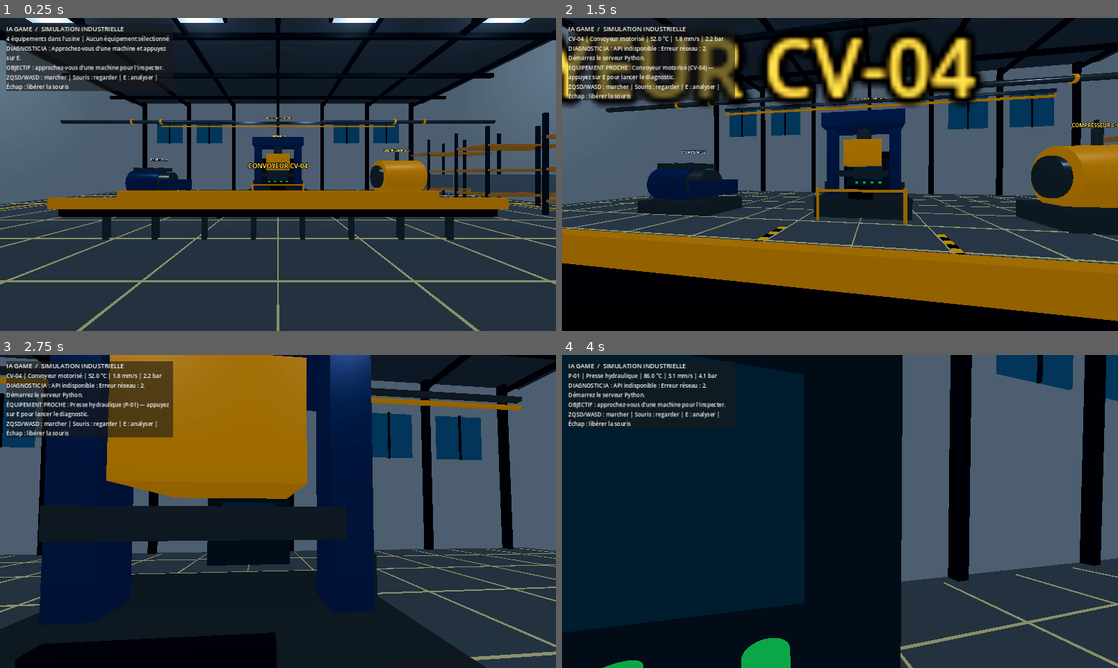
Above: before the commit, frames 1-4 (two rows, left to right).
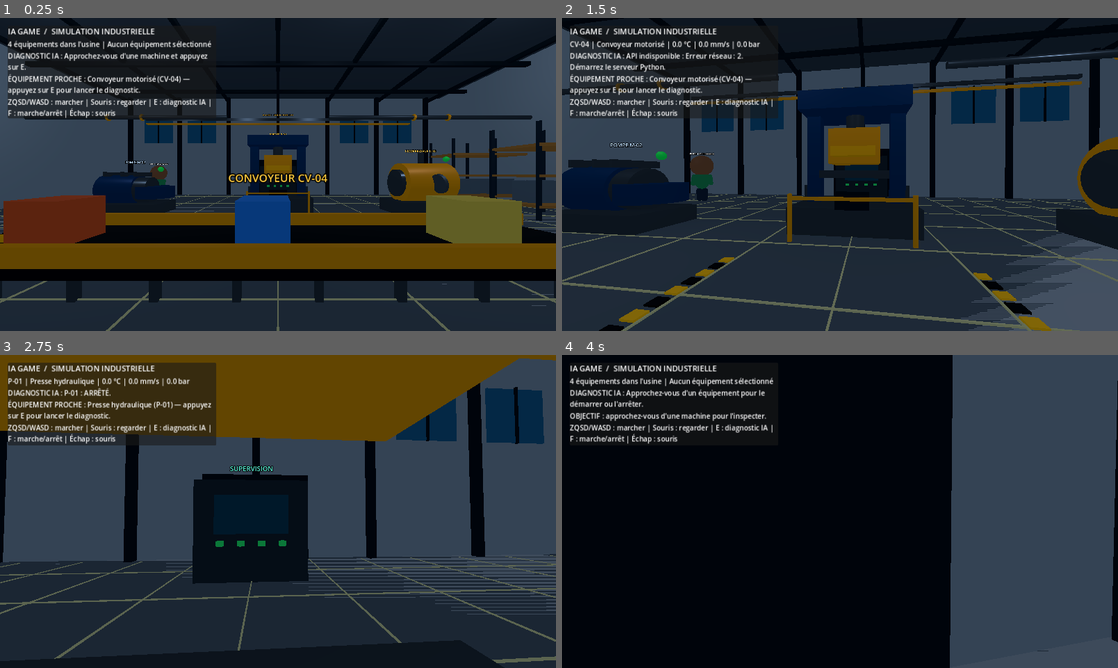
Above: after the commit, the same moments.

Repository: danielservice225-dot/ia-game-moteur
Game: Godot game, scene res://scenes/main.tscn
Same seed, same stepped clock (60 frames per second), same inputs: the game is played once before the commit and once after it.
Inputs (mouse positions are in pixels of both pictures, inside the frame that each line leads up to):
- Up to frame 1 (0.25 s): no input
- Up to frame 2 (1.5 s): tap E (interact) at 0.5, 1.25, 1.35 s; move the mouse to (867, 174) at 0.52 s; hold W (move_forward) from 0.53 s (still down); tap F at 0.6 s; move the mouse to (812, 174) at 1.27 s
- Up to frame 3 (2.75 s): keep holding W (move_forward); tap F at 1.55, 2.1 s; tap E (interact) at 2 s; move the mouse to (289, 505) at 2.02 s
- Up to frame 4 (4 s): keep holding W (move_forward); tap E (interact) at 2.75, 3.5, 3.6 s; move the mouse to (834, 517) at 2.77 s; tap F at 2.85, 3.8 s; move the mouse to (878, 514) at 3.52 s

The runs differ from the first frame. In frame 1, 66% of the frame differs, in the area x 0-100%, y 0-100%; in frame 2, 77%; in frame 3, 71%; in frame 4, 65%.

Commit message:
feat(godot): add animated workers and operating industrial equipment

Diff:
--- a/godot_game/project.godot
+++ b/godot_game/project.godot
@@ -5,14 +5,14 @@
 run/main_scene="res://scenes/main.tscn"
 
 [display]
-window/size/viewport_width=1600
-window/size/viewport_height=900
+window/size/viewport_width=1280
+window/size/viewport_height=720
 window/stretch/mode="canvas_items"
 
 [rendering]
 renderer/rendering_method="gl_compatibility"
 renderer/rendering_method.mobile="gl_compatibility"
-environment/defaults/default_clear_color=Color(0.025, 0.04, 0.055, 1)
+environment/defaults/default_clear_color=Color(0.035, 0.055, 0.075, 1)
 
 [input]
 move_forward={
--- a/godot_game/scenes/main.tscn
+++ b/godot_game/scenes/main.tscn
@@ -1,16 +1,19 @@
-[gd_scene load_steps=3 format=3]
+[gd_scene load_steps=5 format=3]
 
 [ext_resource type="Script" path="res://scripts/game.gd" id="1_game"]
 
 [sub_resource type="Environment" id="Environment"]
 background_mode = 1
-background_color = Color(0.025, 0.04, 0.055, 1)
+background_color = Color(0.035, 0.055, 0.075, 1)
 ambient_light_source = 3
-ambient_light_color = Color(0.62, 0.7, 0.78, 1)
-ambient_light_energy = 0.75
-tonemap_mode = 2
-glow_enabled = true
-glow_intensity = 0.25
+ambient_light_color = Color(0.55, 0.65, 0.78, 1)
+ambient_light_energy = 0.7
+
+[sub_resource type="BoxMesh" id="FloorMesh"]
+size = Vector3(24, 0.3, 24)
+
+[sub_resource type="BoxShape3D" id="FloorShape"]
+size = Vector3(24, 0.3, 24)
 
 [node name="Main" type="Node3D"]
 script = ExtResource("1_game")
@@ -18,7 +21,23 @@
 [node name="WorldEnvironment" type="WorldEnvironment" parent="."]
 environment = SubResource("Environment")
 
+[node name="DirectionalLight3D" type="DirectionalLight3D" parent="."]
+rotation_degrees = Vector3(-55, -25, 0)
+light_energy = 1.4
+shadow_enabled = true
+
+[node name="Floor" type="StaticBody3D" parent="."]
+position = Vector3(0, -0.15, 0)
+
+[node name="Mesh" type="MeshInstance3D" parent="Floor"]
+mesh = SubResource("FloorMesh")
+
+[node name="Collision" type="CollisionShape3D" parent="Floor"]
+shape = SubResource("FloorShape")
+
 [node name="Player" type="CharacterBody3D" parent="."]
-position = Vector3(0, 0.2, 9)
+position = Vector3(0, 1, 7)
 
 [node name="CollisionShape3D" type="CollisionShape3D" parent="Player"]
+position = Vector3(0, 0.0, 0)
+shape = SubResource("FloorShape")
--- a/godot_game/scripts/game.gd
+++ b/godot_game/scripts/game.gd
@@ -1,6 +1,7 @@
 extends Node3D
 
 const ApiClient = preload("res://scripts/ia_game_api.gd")
+const IndustrialLife = preload("res://scripts/industrial_life.gd")
 
 const FLOOR_SIZE := Vector3(30.0, 0.5, 24.0)
 const PLAYER_SPEED := 5.0
@@ -10,6 +11,7 @@
 var camera: Camera3D
 var camera_pitch := 0.0
 var api: Node
+var industrial_life: Node
 var status_label: Label
 var result_label: Label
 var objective_label: Label
@@ -20,6 +22,9 @@
 
 func _ready() -> void:
     _build_factory()
+    industrial_life = IndustrialLife.new()
+    add_child(industrial_life)
+    industrial_life.setup(self)
     _build_player()
     _build_hud()
     api = ApiClient.new()
@@ -154,7 +159,8 @@
         "position": position,
         "temperature": temperature,
         "vibration": vibration,
-        "pressure": pressure
+        "pressure": pressure,
+        "running": true
     })
 
 func _build_production_line() -> void:
@@ -305,7 +311,7 @@
     objective_label.autowrap_mode = TextServer.AUTOWRAP_WORD_SMART
     column.add_child(objective_label)
     var hint := Label.new()
-    hint.text = "ZQSD/WASD : marcher | Souris : regarder | E : analyser | Échap : libérer la souris"
+    hint.text = "ZQSD/WASD : marcher | Souris : regarder | E : diagnostic IA | F : marche/arrêt | Échap : souris"
     hint.autowrap_mode = TextServer.AUTOWRAP_WORD_SMART
     column.add_child(hint)
 
@@ -314,6 +320,8 @@
         player.rotate_y(-event.relative.x * MOUSE_SENSITIVITY)
         camera_pitch = clamp(camera_pitch - event.relative.y * MOUSE_SENSITIVITY, -1.15, 1.15)
         camera.rotation.x = camera_pitch
+    if event is InputEventKey and event.pressed and event.keycode == KEY_F:
+        _toggle_selected_machine()
     if event is InputEventKey and event.pressed and event.keycode == KEY_ESCAPE:
         Input.mouse_mode = Input.MOUSE_MODE_VISIBLE
     if event is InputEventMouseButton and event.pressed and Input.mouse_mode == Input.MOUSE_MODE_VISIBLE:
@@ -349,6 +357,17 @@
         else:
             objective_label.text = "OBJECTIF : approchez-vous d'une machine pour l'inspecter."
 
+func _toggle_selected_machine() -> void:
+    if selected_machine < 0:
+        prediction_text = "Approchez-vous d'un équipement pour le démarrer ou l'arrêter."
+        _update_hud()
+        return
+    var machine: Dictionary = machines[selected_machine]
+    machine["running"] = not bool(machine["running"])
+    industrial_life.set_machine_running(selected_machine, bool(machine["running"]))
+    prediction_text = "%s : %s." % [machine["code"], "EN MARCHE" if machine["running"] else "ARRÊTÉ"]
+    _update_hud()
+
 func _analyse_selected_machine() -> void:
     if selected_machine < 0:
         prediction_text = "Aucune machine à portée. Approchez-vous d'un équipement."
@@ -358,9 +377,9 @@
     prediction_text = "Analyse ML en cours sur %s..." % machine["code"]
     _update_hud()
     api.request_prediction({
-        "temperature_c": float(machine["temperature"]) + sin(elapsed * 0.35) * 1.5,
-        "vibration_mm_s": float(machine["vibration"]) + abs(sin(elapsed * 0.8)) * 0.25,
-        "pressure_bar": float(machine["pressure"])
+        "temperature_c": float(machine["temperature"]) + (sin(elapsed * 0.35) * 1.5 if machine["running"] else -12.0),
+        "vibration_mm_s": float(machine["vibration"]) + (abs(sin(elapsed * 0.8)) * 0.25 if machine["running"] else -1.0),
+        "pressure_bar": float(machine["pressure"]) if machine["running"] else 0.0
     })
 
 func _on_prediction_received(result: Dictionary) -> void:
@@ -380,7 +399,7 @@
     if status_label:
         if selected_machine >= 0:
             var machine: Dictionary = machines[selected_machine]
-            status_label.text = "%s | %s | %.1f °C | %.1f mm/s | %.1f bar" % [machine["code"], machine["name"], machine["temperature"], machine["vibration"], machine["pressure"]]
+            status_label.text = "%s | %s | %.1f °C | %.1f mm/s | %.1f bar" % [machine["code"], machine["name"], machine["temperature"] if machine["running"] else 0.0, machine["vibration"] if machine["running"] else 0.0, machine["pressure"] if machine["running"] else 0.0]
         else:
             status_label.text = "%d équipements dans l'usine | Aucun équipement sélectionné" % machines.size()
     if result_label:
--- /dev/null
+++ b/godot_game/scripts/industrial_life.gd
@@ -0,0 +1,163 @@
+extends Node
+# Personnages animés et mécanismes de production pilotés par l'état marche/arrêt.
+var factory: Node3D
+var workers: Array[Dictionary] = []
+var machines: Array[Dictionary] = []
+var crates: Array[MeshInstance3D] = []
+var elapsed := 0.0
+
+func setup(root: Node3D) -> void:
+    factory = root
+    _build_workers()
+    _build_mechanisms()
+    _build_crates()
+
+func _material(c: Color, metal := 0.0) -> StandardMaterial3D:
+    var m := StandardMaterial3D.new()
+    m.albedo_color = c
+    m.metallic = metal
+    m.roughness = 0.55
+    return m
+
+func _mesh(parent: Node3D, mesh: Mesh, pos: Vector3, mat: Material) -> MeshInstance3D:
+    var n := MeshInstance3D.new()
+    n.mesh = mesh
+    n.position = pos
+    n.material_override = mat
+    parent.add_child(n)
+    return n
+
+func _box(parent: Node3D, pos: Vector3, size: Vector3, mat: Material) -> MeshInstance3D:
+    var m := BoxMesh.new()
+    m.size = size
+    return _mesh(parent, m, pos, mat)
+
+func _capsule(parent: Node3D, pos: Vector3, radius: float, height: float, mat: Material) -> MeshInstance3D:
+    var m := CapsuleMesh.new()
+    m.radius = radius
+    m.height = height
+    return _mesh(parent, m, pos, mat)
+
+func _cylinder(parent: Node3D, pos: Vector3, radius: float, height: float, mat: Material, rot := Vector3.ZERO) -> MeshInstance3D:
+    var m := CylinderMesh.new()
+    m.top_radius = radius
+    m.bottom_radius = radius
+    m.height = height
+    m.radial_segments = 32
+    var n := _mesh(parent, m, pos, mat)
+    n.rotation = rot
+    return n
+
+func _build_workers() -> void:
+    _worker("AMADOU | Opérateur", Vector3(-10, 0, 5.5), Color(0.95, 0.32, 0.06), -1.0)
+    _worker("MARIAM | Technicienne", Vector3(9.5, 0, 5.5), Color(0.08, 0.36, 0.78), 1.0)
+    _worker("KOFFI | Maintenance", Vector3(-9, 0, -7), Color(0.12, 0.48, 0.27), -1.0)
+
+func _worker(label: String, origin: Vector3, jacket_color: Color, direction: float) -> void:
+    var root := Node3D.new()
+    root.position = origin
+    factory.add_child(root)
+    var jacket := _material(jacket_color)
+    var trousers := _material(Color(0.10, 0.14, 0.19))
+    var skin := _material(Color(0.48, 0.29, 0.18))
+    var yellow := _material(Color(1.0, 0.72, 0.04), 0.1)
+    _capsule(root, Vector3(0, 1.22, 0), 0.29, 0.86, jacket)
+    _box(root, Vector3(0, 1.25, -0.27), Vector3(0.35, 0.55, 0.035), yellow)
+    _mesh(root, SphereMesh.new(), Vector3(0, 1.95, 0), skin)
+    _capsule(root, Vector3(0, 2.18, 0), 0.235, 0.13, yellow)
+    var arms: Array[Node3D] = []
+    var legs: Array[Node3D] = []
+    for side in [-1.0, 1.0]:
+        var arm := Node3D.new()
+        arm.position = Vector3(side * 0.34, 1.48, 0)
+        root.add_child(arm)
+        _capsule(arm, Vector3(0, -0.25, 0), 0.105, 0.58, jacket)
+        arms.append(arm)
+        var leg := Node3D.new()
+        leg.position = Vector3(side * 0.14, 0.78, 0)
+        root.add_child(leg)
+        _capsule(leg, Vector3(0, -0.28, 0), 0.13, 0.66, trousers)
+        legs.append(leg)
+    var tag := Label3D.new()
+    tag.text = label
+    tag.position = Vector3(0, 2.55, 0)
+    tag.font_size = 24
+    tag.billboard = BaseMaterial3D.BILLBOARD_ENABLED
+    root.add_child(tag)
+    workers.append({"root": root, "arms": arms, "legs": legs, "origin": origin, "phase": randf() * TAU})
+
+func _lamp(parent: Node3D, pos: Vector3) -> MeshInstance3D:
+    var m := SphereMesh.new()
+    m.radius = 0.13
+    m.height = 0.26
+    return _mesh(parent, m, pos, _material(Color(0.08, 0.9, 0.28)))
+
+func _build_mechanisms() -> void:
+    var yellow := _material(Color(1.0, 0.66, 0.04), 0.25)
+    var steel := _material(Color(0.42, 0.49, 0.53), 0.82)
+    var press := Node3D.new()
+    press.position = Vector3(0, 0, -4)
+    factory.add_child(press)
+    var ram := _box(press, Vector3(0, 2.0, 0.82), Vector3(1.15, 0.24, 0.55), yellow)
+    var lamp0 := _lamp(press, Vector3(1.2, 3.45, 0.7))
+    machines.append({"part": ram, "lamp": lamp0, "kind": "press"})
+    var pump := Node3D.new()
+    pump.position = Vector3(-7, 0, -3)
+    factory.add_child(pump)
+    var rotor := _cylinder(pump, Vector3(1, 1, 0.48), 0.24, 0.12, yellow)
+    machines.append({"part": rotor, "lamp": _lamp(pump, Vector3(1.25, 2.1, 0)), "kind": "pump"})
+    var comp := Node3D.new()
+    comp.position = Vector3(7, 0, -3)
+    factory.add_child(comp)
+    var fan := _cylinder(comp, Vector3(0, 1.45, 1.16), 0.42, 0.12, steel)
+    machines.append({"part": fan, "lamp": _lamp(comp, Vector3(1.25, 2.6, 0)), "kind": "compressor"})
+    var conv := Node3D.new()
+    conv.position = Vector3(0, 0, 4)
+    factory.add_child(conv)
+    var roller := _cylinder(conv, Vector3(-4.35, 0.78, 0), 0.18, 1.8, yellow, Vector3(0, 0, PI / 2))
+    machines.append({"part": roller, "lamp": _lamp(conv, Vector3(4.4, 1.7, 0)), "kind": "conveyor"})
+
+func _build_crates() -> void:
+    var colors := [Color(0.78, 0.28, 0.12), Color(0.12, 0.42, 0.72), Color(0.82, 0.68, 0.24)]
+    for i in range(3):
+        crates.append(_box(factory, Vector3(-3.6 + float(i) * 3, 1.16, 4), Vector3(0.72, 0.68, 0.72), _material(colors[i])))
+
+func set_machine_running(index: int, running: bool) -> void:
+    if index < 0 or index >= machines.size():
+        return
+    var lamp := machines[index]["lamp"] as MeshInstance3D
+    var mat := _material(Color(0.08, 0.9, 0.28) if running else Color(0.92, 0.06, 0.04))
+    mat.emission_enabled = true
+    mat.emission = mat.albedo_color
+    lamp.material_override = mat
+
+func _process(delta: float) -> void:
+    elapsed += delta
+    for worker in workers:
+        var phase := elapsed * 2.2 + float(worker["phase"])
+        var root := worker["root"] as Node3D
+        var origin: Vector3 = worker["origin"]
+        root.position.x = origin.x + sin(elapsed * 0.28 + float(worker["phase"])) * 1.15
+        root.position.z = origin.z + cos(elapsed * 0.22 + float(worker["phase"])) * 0.65
+        root.rotation.y = sin(phase * 0.2) * 0.45
+        var arms: Array = worker["arms"]
+        var legs: Array = worker["legs"]
+        arms[0].rotation.x = sin(phase) * 0.35
+        arms[1].rotation.x = -sin(phase) * 0.35
+        legs[0].rotation.x = -sin(phase) * 0.22
+        legs[1].rotation.x = sin(phase) * 0.22
+    for data in machines:
+        var part := data["part"] as Node3D
+        match data["kind"]:
+            "press":
+                part.position.y = 2.0 + 0.36 * abs(sin(elapsed * 1.8))
+            "pump":
+                part.rotate_y(delta * 5.0)
+            "compressor":
+                part.rotate_z(delta * 7.0)
+            "conveyor":
+                part.rotate_x(delta * 5.0)
+    for crate in crates:
+        crate.position.x += delta * 1.6
+        if crate.position.x > 4.0:
+            crate.position.x = -4.0
